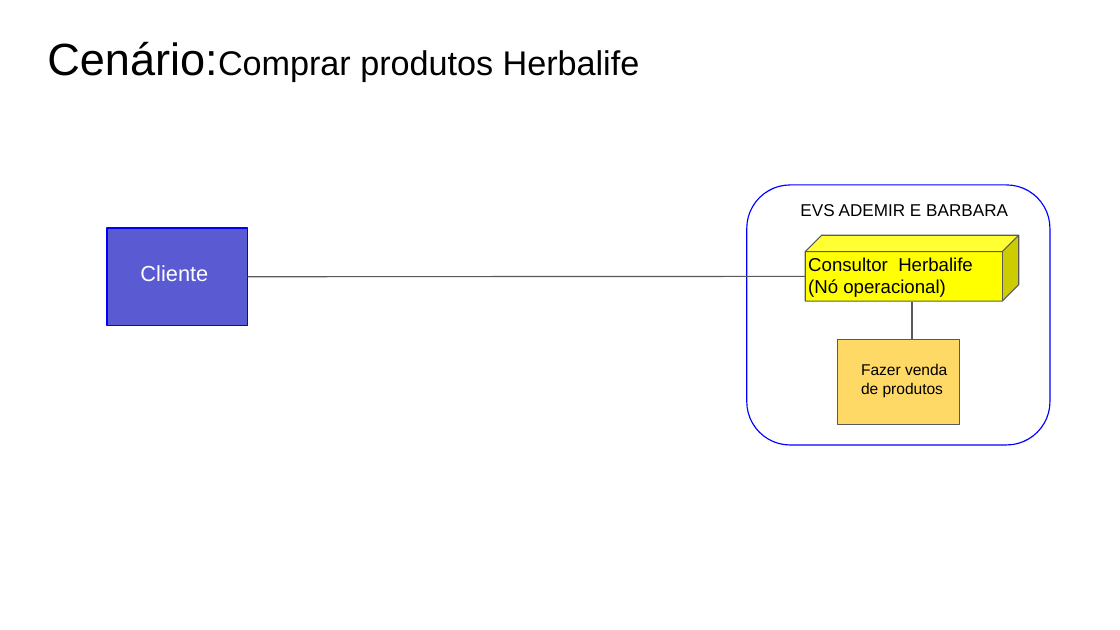
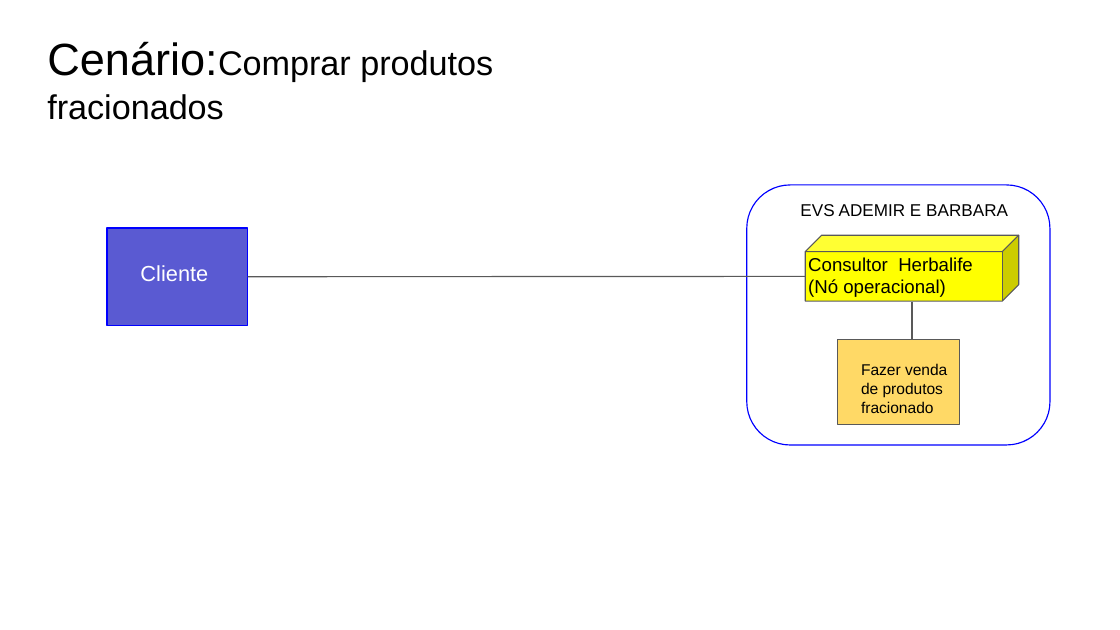
Before and after one commit to Viniciustertuliano/eng-soft, a slide deck: slide 2 of Artefatos/15 -Arquitetura de Negócio para cada Cenário.pptx. Drawn at 1120x630 pixels with LibreOffice and Linux fonts; fonts in the diff are those of the drawing. Boxes give left, top, right and bottom in pixels: in the first picture for what was removed or moved away, otherwise in the second. Text is boxed around its words. In the diff, an @@ line names an element or a change of style, - is before the commit and + after.

```diff
--- a/Artefatos/15 -Arquitetura de Negócio para cada Cenário.pptx
+++ b/Artefatos/15 -Arquitetura de Negócio para cada Cenário.pptx
@@ text at <box>47,41,493,120</box>: text changed @@
-Cenário:Comprar produtos Herbalife
+Cenário:Comprar produtos fracionados
@@ text at <box>861,363,947,413</box>: text changed @@
-Fazer venda de produtos
+Fazer venda de produtos fracionado
```
Also in this commit, not shown: 2 other slides changed, 1 slide added, 11 other files.
